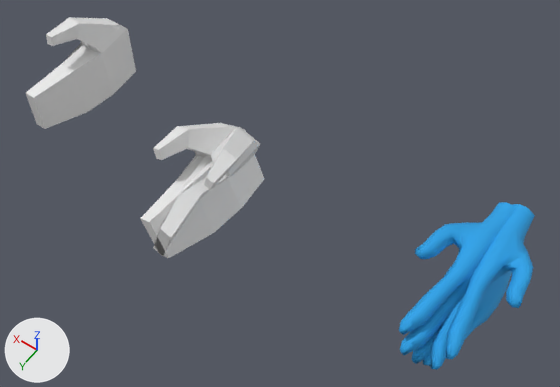
A saved change to the glTF model src/input/xr/hand-models/hands.glb.
Rendered twice from a 50 mm camera at (-0.412, 0.406, 0.691) aimed at (-0.085, -0.052, -0.029). Every picture has the same lights, and +X, +Y and +Z are marked at lower left. Where no turn or scale is listed for an object, it has been applied to the vertices.

Names of what the first picture shows: 'hand_base', 'left', 'left_old', 'right', 'right_old'.
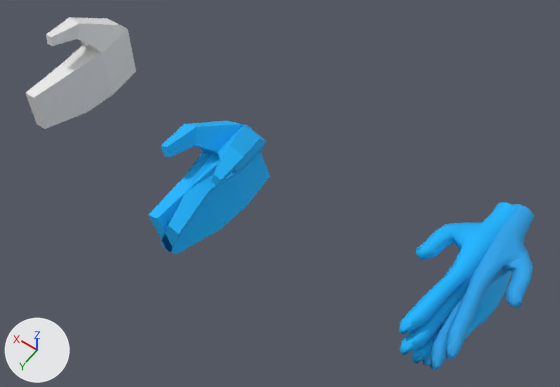
Pixel boxes (x1, y1, x2, y2) of what changed, in the pictures (560 x 387 px):
'left', recoloured, moved: before (140, 123, 264, 258); after (148, 121, 270, 254)
'left_old', recoloured: (399, 202, 516, 364) in both
'right', recoloured, moved: before (153, 127, 260, 255); after (161, 125, 267, 253)

Edits to the bpy script that builds the scene:
```text
Change mat_hand:
    mat_hand.base_color: (0.0176, 0.361, 0.8) -> (0.0, 0.458, 1.0)  # blue #24a2e7 -> cyan #00b4ff
Change me_cube:
    where me_cube.from_pydata(...)  # 27 vertices, 50 faces; spans x -0.045..0.036, y -0.067..0.098, z -0.053..0.076
    add me_cube.materials.append(mat_hand)  # cyan #00b4ff
Change me_cube_002:
    where me_cube_002.from_pydata(...)  # 27 vertices, 50 faces; spans x -0.036..0.045, y -0.067..0.098, z -0.053..0.076
    add me_cube_002.materials.append(mat_hand)  # cyan #00b4ff
Change ob_right:
    ob_right.location: (0.0028, -0.0284, -0.0438) -> (0.0028, -0.0405, -0.0504)
Change ob_left:
    ob_left.location: (0.0018, -0.0284, -0.0438) -> (0.0018, -0.0405, -0.0504)
```
